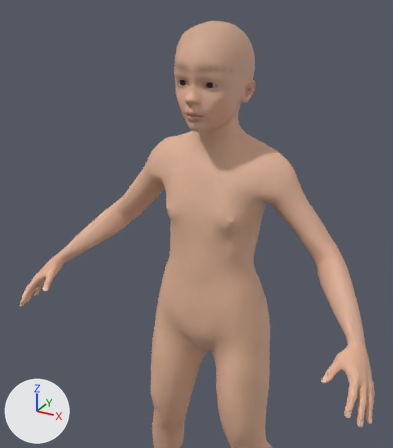
An edit to the glTF model assets/people/bodies/girl.glb, drawn before and after from the same camera.
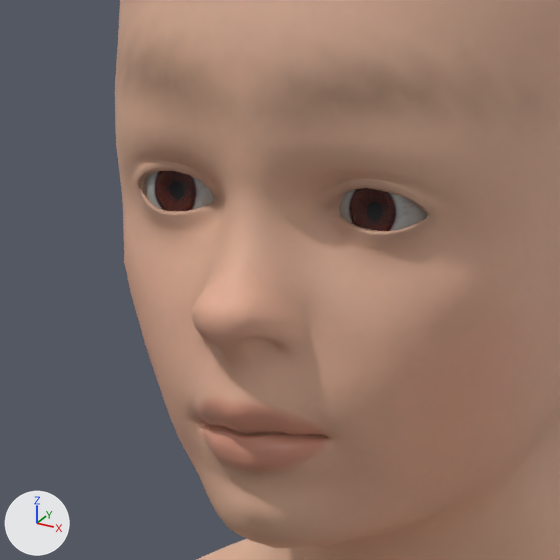
Each version appears first whole from a camera (50 mm lens) standing at (0.446, -0.908, 1.267) and looking at (0.046, -0.18, 0.904), and next in a close-up on the part from 40% to 60% of the width and 13% to 30% of the height. The axes (+X, +Y, +Z) are drawn at lower left. The lights are the same throughout. The older version's two pictures come first.

The first close-up shows 'body_head', 'body_neck', 'eyes' and 1 more.
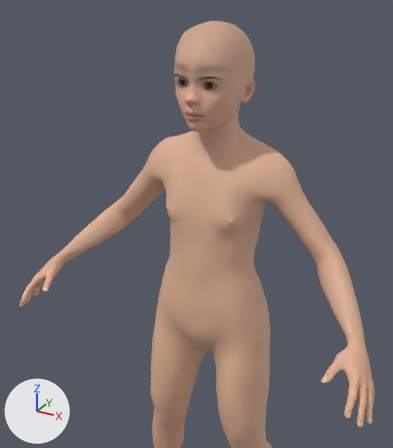
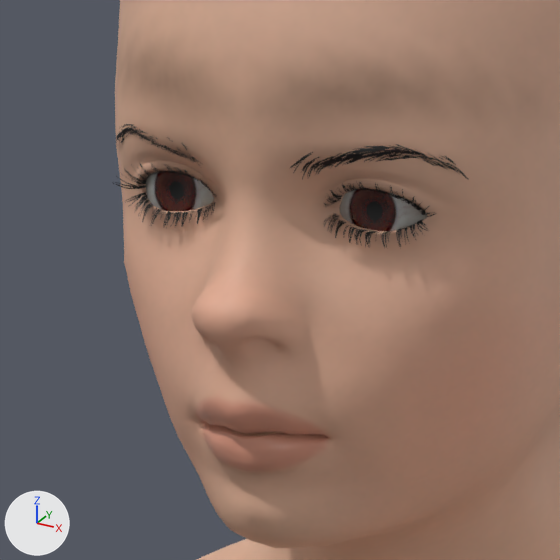
Edits to the bpy script that builds the scene:
```text
Add img_mh_lashes_eyelashes01_albedo_png:
    img_mh_lashes_eyelashes01_albedo_png = load_image('mh_lashes_eyelashes01_albedo.png', '../textures/mh_lashes_eyelashes01_albedo.png', 512, 512, 'sRGB')
Add img_mh_brows_eyebrow010_albedo_png:
    img_mh_brows_eyebrow010_albedo_png = load_image('mh_brows_eyebrow010_albedo.png', '../textures/mh_brows_eyebrow010_albedo.png', 512, 512, 'sRGB')
Add mat_lashes:
    mat_lashes = bpy.data.materials.new('lashes')
    # uses the picture img_mh_lashes_eyelashes01_albedo_png
Add mat_brows:
    mat_brows = bpy.data.materials.new('brows')
    # uses the picture img_mh_brows_eyebrow010_albedo_png
Add me_lashes:
    me_lashes.from_pydata(...)  # 250 vertices, 368 faces; spans x -0.0426..0.0426, y -0.1034..-0.0919, z 1.1078..1.1237
    me_lashes.materials.append(mat_lashes)
Add me_brows:
    me_brows.from_pydata(...)  # 124 vertices, 192 faces; spans x -0.0491..0.0491, y -0.1104..-0.0841, z 1.1207..1.1325
    me_brows.materials.append(mat_brows)
Add ob_lashes:
    ob_lashes = bpy.data.objects.new('lashes', me_lashes)
    ob_lashes.location = (0.0, 0.0, 0.0)
Add ob_brows:
    ob_brows = bpy.data.objects.new('brows', me_brows)
    ob_brows.location = (0.0, 0.0, 0.0)
```

Pixel boxes [x1, y1, x2, y2] of what changed, in the close-ups (560 x 560 px):
'lashes', added
    after: [113, 163, 435, 248]
'brows', added
    after: [116, 124, 469, 180]
